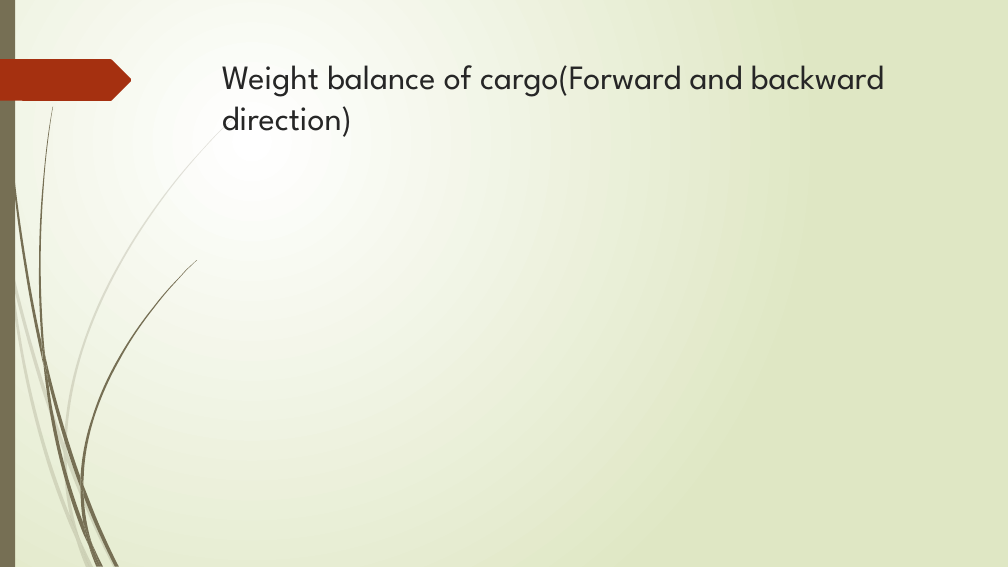
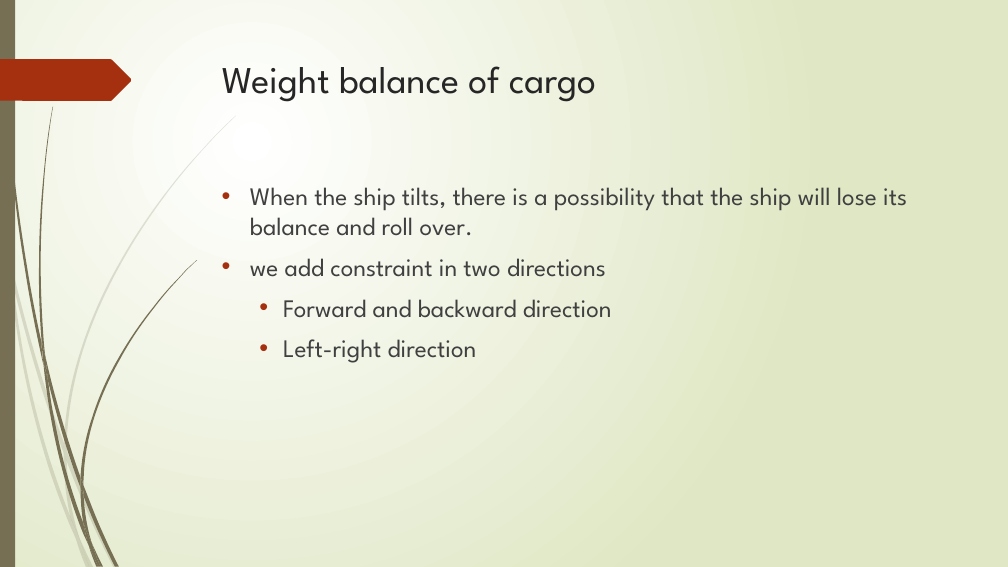
Before and after one commit to r-kurosu/kline_new, a slide deck: slide 17 of 中間報告.pptx. Drawn at 1008x567 pixels with LibreOffice and Linux fonts; fonts in the diff are those of the drawing. Boxes give left, top, right and bottom in pixels: in the first picture for what was removed or moved away, otherwise in the second. Text is boxed around its words. In the diff, an @@ line names an element or a change of style, - is before the commit and + after.

```diff
--- a/中間報告.pptx
+++ b/中間報告.pptx
@@ title at [222, 66, 596, 102]: text changed; size 32.4 to 36 pt @@
-Weight balance of cargo(Forward and backward direction)
+Weight balance of cargo
@@ text added at [250, 187, 907, 363], 24 pt, text #404040 @@
+• When the ship tilts, there is a possibility that the ship will lose its balance and roll over.
+• we add constraint in two directions
+  • Forward and backward direction
+  • Left-right direction
```
Also in this commit, not shown: 11 other slides changed, 1 slide removed.
